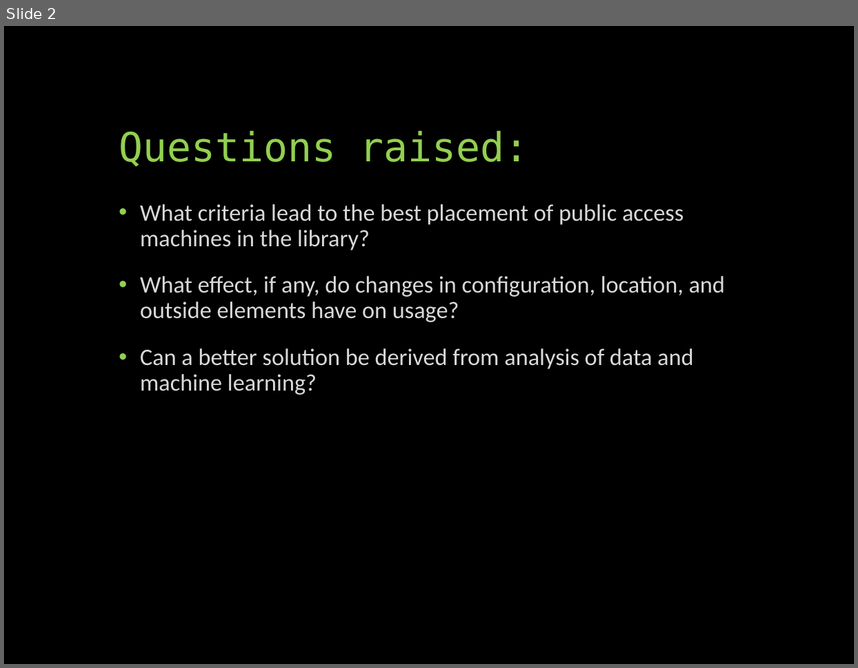
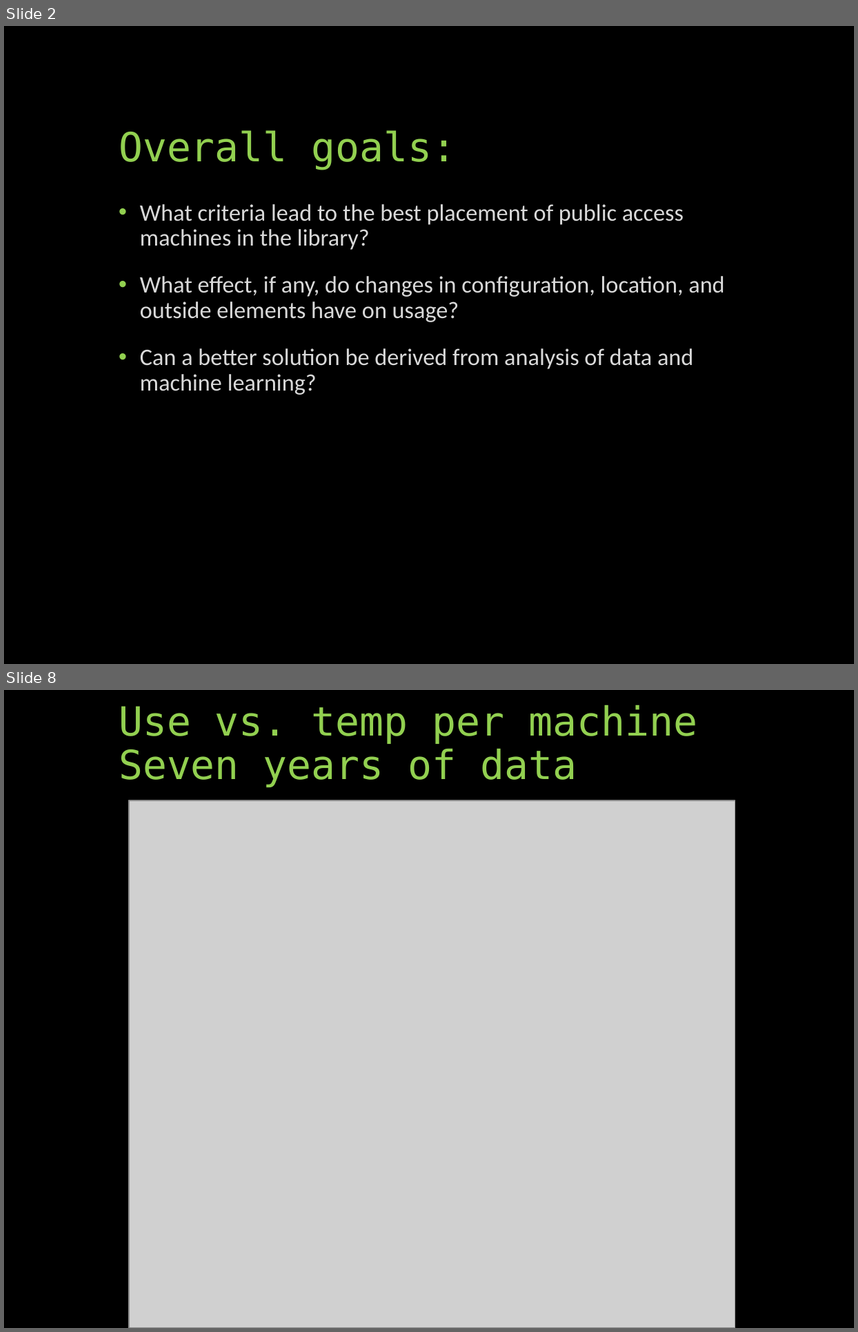
Before and after one commit to UNCG-CSE/Library-Computer-Usage-Analysis, a slide deck: docs/Computers in the Libraries.pptx. Shown one above the other, each under a label of ours: slide 2 before the commit, slides 2 and 8 after it; the slides between them are not shown. The pictures are 858x668 and 858x1332 pixels, drawn with LibreOffice and Linux fonts; fonts in the diff are those of the drawing; grey boxes stand for pictures. Boxes give left, top, right and bottom in pixels: in the first picture for what was removed or moved away, otherwise in the second. Text is boxed around its words. In the diff, an @@ line names an element or a change of style, - is before the commit and + after.

```diff
--- a/docs/Computers in the Libraries.pptx
+++ b/docs/Computers in the Libraries.pptx
@@ slide 8 added at (4,690,854,1328), background #000000 @@
@@ text added at (119,705,698,787), 34 pt, text #92D050 @@
+Use vs. temp per machine
+Seven years of data
@@ picture added at (129,800,735,1328) @@
@@ slide 2 changed as well @@
@@ text at (119,130,457,170): text changed @@
-Questions raised:
+Overall goals:
```
Also in this commit, not shown: 1 other slide changed, 8 other slides added, 7 slides removed, 1 other file.
